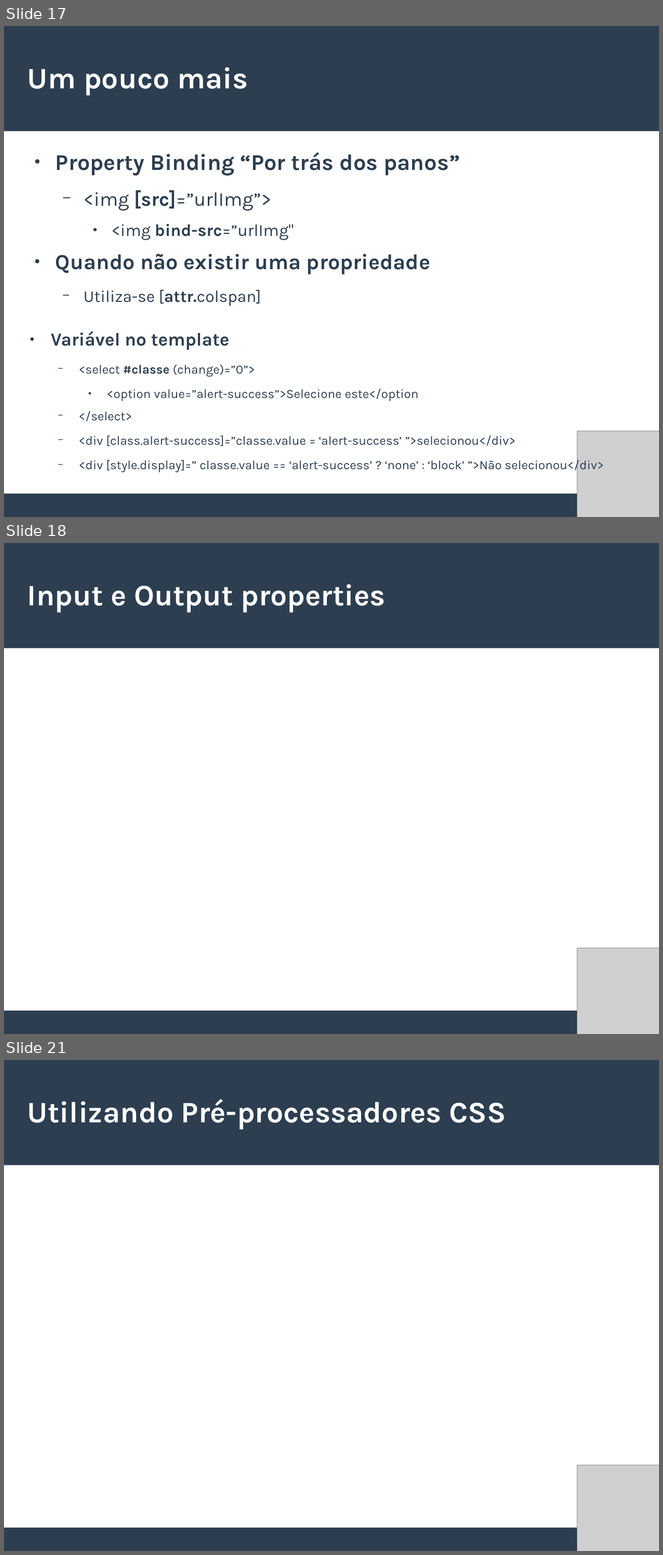
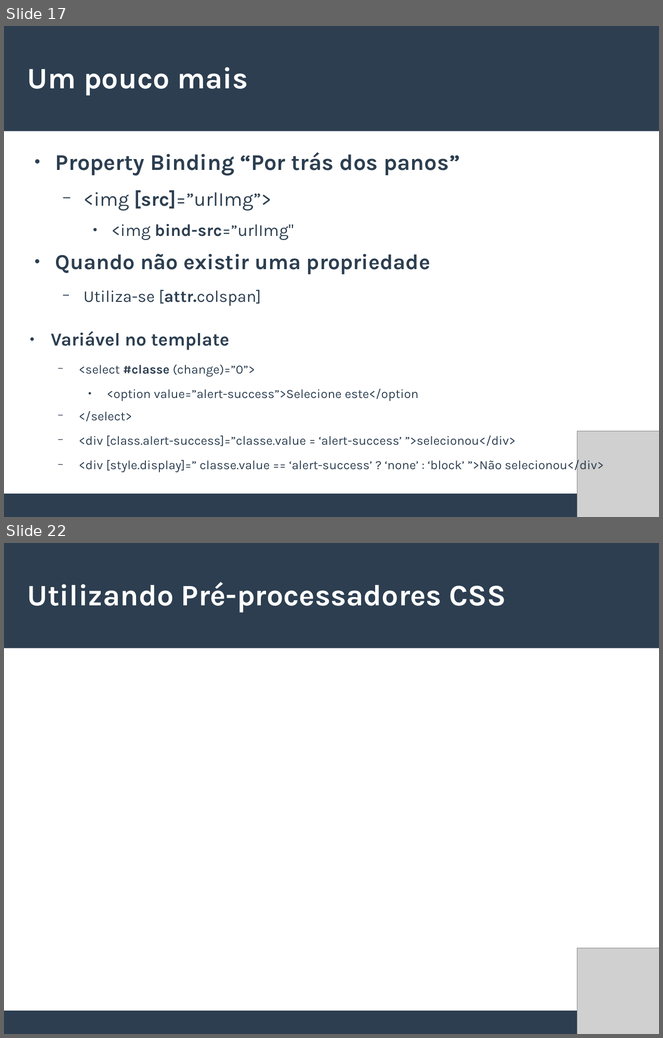
Before and after one commit to willianmarquesfreire/AulasAngular2, a slide deck: Slides.odp. Shown one above the other, each under a label of ours: slides 17, 18 and 21 before the commit, slides 17 and 22 after it; the slides between them are not shown. The pictures are 663x1555 and 663x1038 pixels, drawn with LibreOffice and Linux fonts; fonts in the diff are those of the drawing; grey boxes stand for pictures. Boxes give left, top, right and bottom in pixels: in the first picture for what was removed or moved away, otherwise in the second. Text is boxed around its words. In the diff, an @@ line names an element or a change of style, - is before the commit and + after.

```diff
--- a/Slides.odp
+++ b/Slides.odp
@@ slide 18 removed at [4,543,659,1034], background #FFFFFF; not listed: 2 template elements that a slide beside it also shows @@
@@ title removed at [27,584,386,613] @@
-Input e Output properties
@@ picture removed at [578,949,659,1034] @@
@@ what was slide 21 is now slide 22 @@
```
Also in this commit, not shown: 2 slides changed, 2 slides added, 41 other files.
